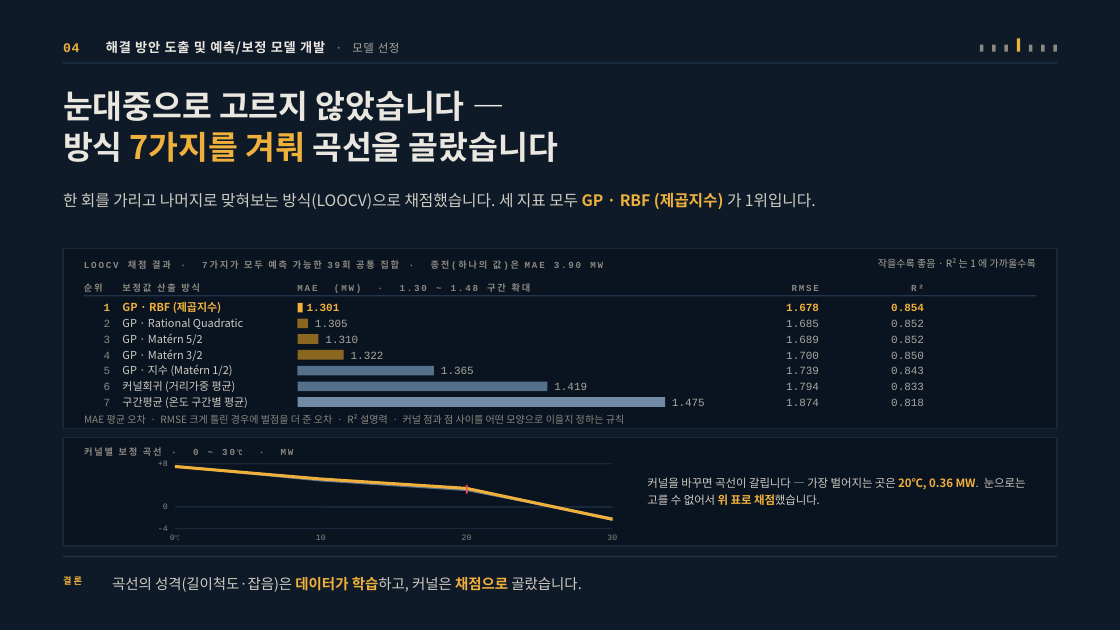
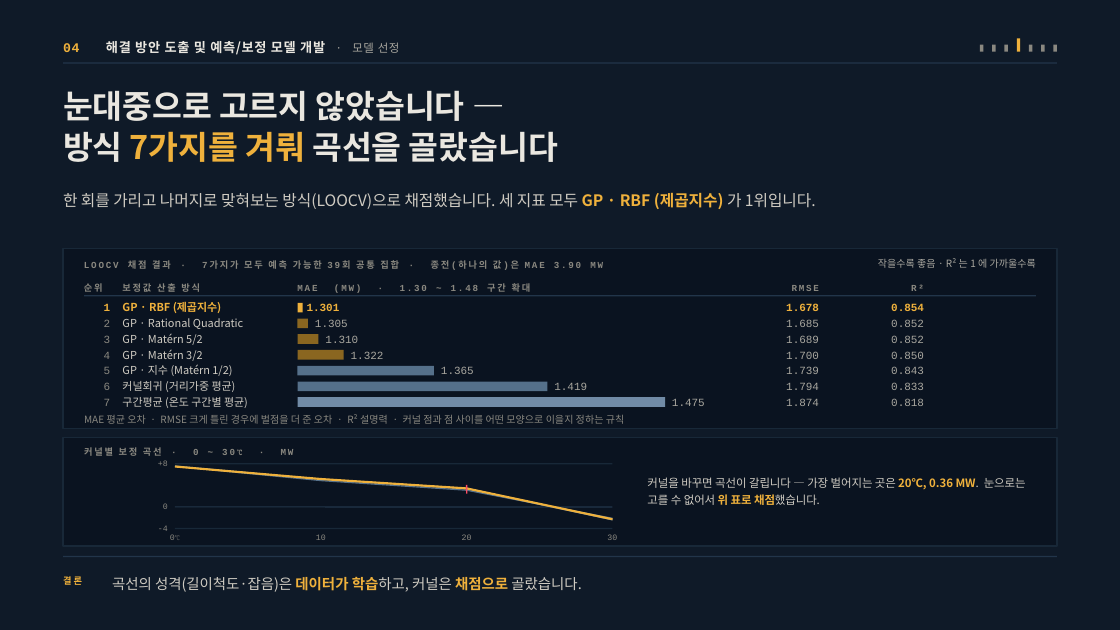
Before and after one commit to jooh-ai/Narae-AI, a slide deck: slide 8 of docs/ppt/위례_공급가능용량_최종발표_v2.pptx. Drawn at 1120x630 pixels with LibreOffice and Linux fonts; fonts in the diff are those of the drawing. Boxes give left, top, right and bottom in pixels: in the first picture for what was removed or moved away, otherwise in the second. Text is boxed around its words. In the diff, an @@ line names an element or a change of style, - is before the commit and + after.

```diff
--- a/docs/ppt/위례_공급가능용량_최종발표_v2.pptx
+++ b/docs/ppt/위례_공급가능용량_최종발표_v2.pptx
@@ line (175, 466) - (321, 481): stroke #55708A 1.5 pt to #55708A 1 pt @@
@@ line (175, 466) - (321, 480): stroke #55708A 1.5 pt to #55708A 1 pt @@
@@ line (175, 466) - (321, 479): stroke #EFB13C 2.6 pt to #EFB13C 1.8 pt @@
@@ line (321, 479) - (467, 488): stroke #EFB13C 2.6 pt to #EFB13C 1.8 pt @@
@@ line (321, 480) - (467, 489): stroke #55708A 1.5 pt to #55708A 1 pt @@
@@ line (321, 481) - (467, 491): stroke #55708A 1.5 pt to #55708A 1 pt @@
@@ line (321, 480) - (467, 488): stroke #55708A 1.5 pt to #55708A 1 pt @@
@@ line (467, 489) - (613, 520): stroke #55708A 1.5 pt to #55708A 1 pt @@
@@ line (467, 491) - (613, 518): stroke #55708A 1.5 pt to #55708A 1 pt @@
@@ line (467, 488) - (613, 520): stroke #55708A 1.5 pt to #55708A 1 pt @@
@@ line (467, 488) - (613, 519): stroke #EFB13C 2.6 pt to #EFB13C 1.8 pt @@
```
Also in this commit, not shown: 7 other slides changed, 16 other files.
